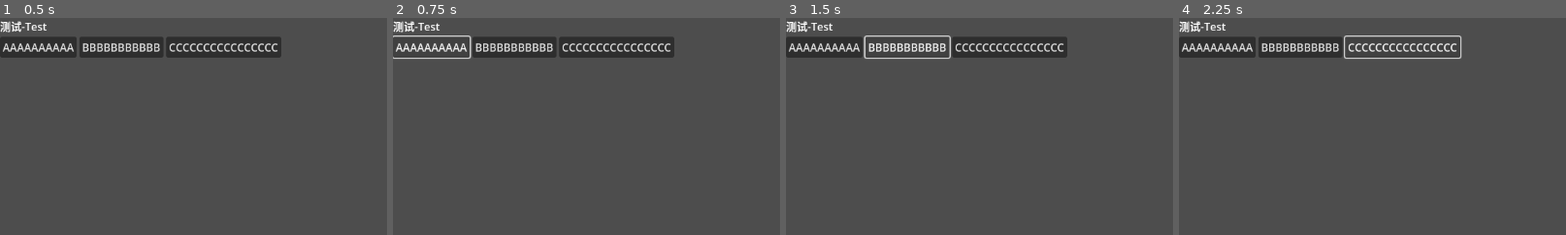
Above: before the commit, frames 1-4 (left to right).
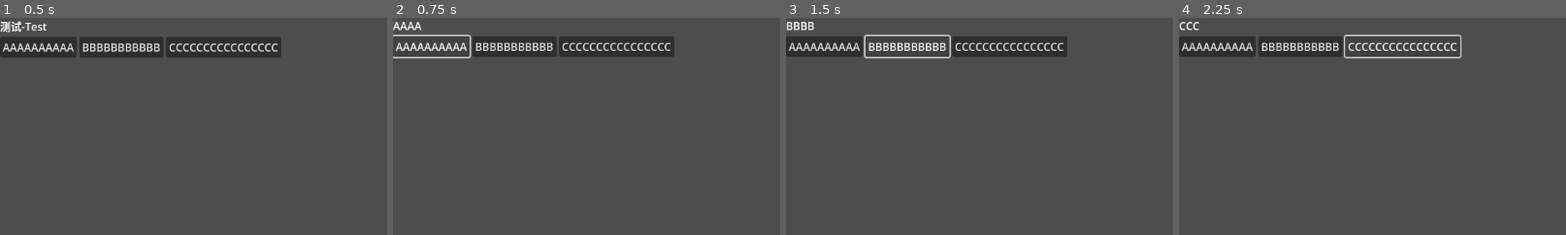
Above: after the commit, the same moments.

Repository: love2dgame/love2dgame.github.io
Game: Godot game, scene res://main.tscn
Two runs of this game, one before a commit and one after it. Both use one fixed random seed, a clock stepped at 60 frames per second and the inputs below.
Inputs:
- Up to frame 1 (0.5 s): no input
- Up to frame 2 (0.75 s): click "AAAAAAAAAA" at 0.5 s
- Up to frame 3 (1.5 s): click "BBBBBBBBBBB" at 1.25 s
- Up to frame 4 (2.25 s): click "CCCCCCCCCCCCCCCC" at 2 s
The pictures show only the part of the screen within x 0-50%, y 0-50%; the shares and areas given below are measured in that part.

Frame 1 is identical in both runs. In frame 2, 2.4% of the frame differs, in the area x 0-73%, y 1-19%; in frame 3, 2.4%; in frame 4, 2.5%.
Error before the commit: Invalid assignment of property or key 'text' with value of type 'String' on a base object of type 'null instance'. (res://main.gd:27)

Commit message:
fix

Diff:
--- a/project/main.gd
+++ b/project/main.gd
@@ -3,8 +3,9 @@
 var lable:Label
 # Called when the node enters the scene tree for the first time.
 func _ready():
-	lable = $VBoxContainer/Labelpass
+	lable = $VBoxContainer/Label
 	load_game()
+
 
 
 # Called every frame. 'delta' is the elapsed time since the previous frame.
@@ -22,6 +23,7 @@
 	var save_game = FileAccess.open("user://savegame.save", FileAccess.READ)
 	var line = save_game.get_line()
 	lable.text = line+"(load)"
+	print("load_game:"+line)
 
 func _on_button_button_down():
 	lable.text = "AAAA"
Not shown, changed: build/web/index.pck
